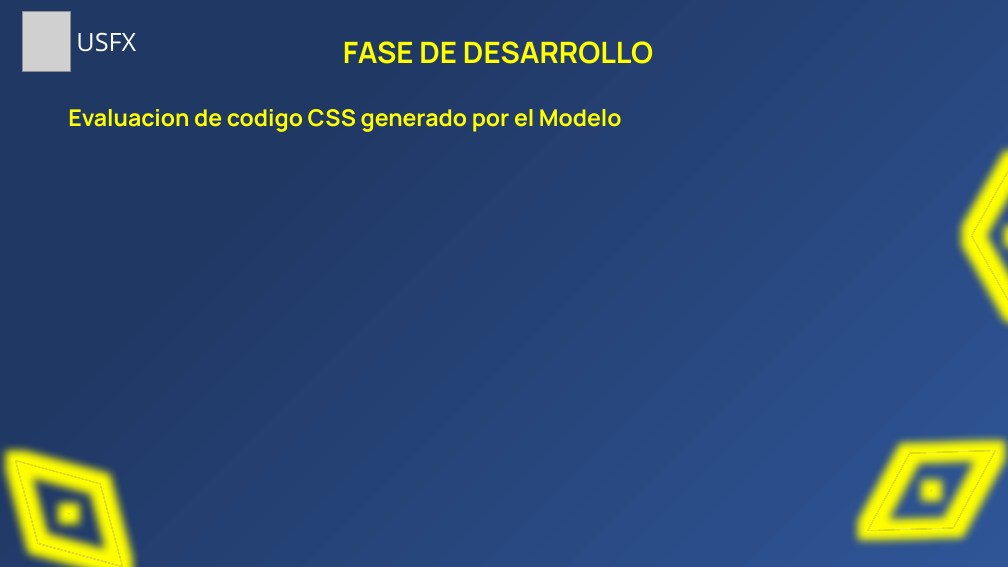
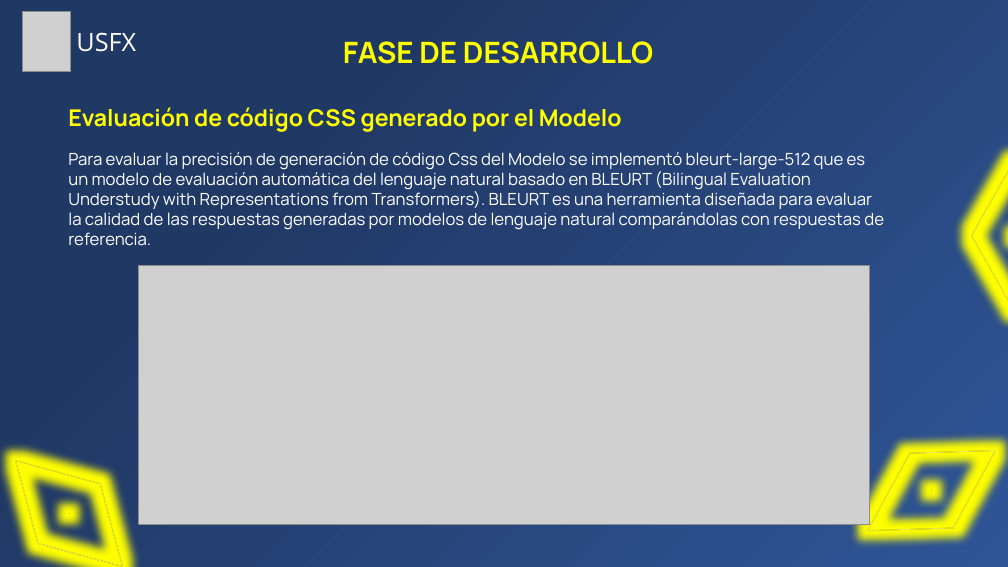
Before and after one commit to Zelechos/Generador-Css, a slide deck: slide 46 of documents/Presentación de Perfil - Modelo Generador CSS.pptx. Drawn at 1008x567 pixels with LibreOffice and Linux fonts; fonts in the diff are those of the drawing; grey boxes stand for pictures. Boxes give left, top, right and bottom in pixels: in the first picture for what was removed or moved away, otherwise in the second. Text is boxed around its words. In the diff, an @@ line names an element or a change of style, - is before the commit and + after.

```diff
--- a/documents/Presentación de Perfil - Modelo Generador CSS.pptx
+++ b/documents/Presentación de Perfil - Modelo Generador CSS.pptx
@@ text at (x1=68, y1=107, x2=622, y2=132): text changed @@
-Evaluacion de codigo CSS generado por el Modelo
+Evaluación de código CSS generado por el Modelo
@@ text added at (x1=68, y1=152, x2=884, y2=246), 16 pt, text #FFFFFF @@
+Para evaluar la precisión de generación de código Css del Modelo se implementó bleurt-large-512 que es un modelo de evaluación automática del lenguaje natural basado en BLEURT (Bilingual Evaluation Understudy with Representations from Transformers). BLEURT es una herramienta diseñada para evaluar la calidad de las respuestas generadas por modelos de lenguaje natural comparándolas con respuestas de referencia.
@@ picture added at (x1=138, y1=265, x2=870, y2=525) @@
```
Also in this commit, not shown: 8 other slides changed, 1 slide added.
